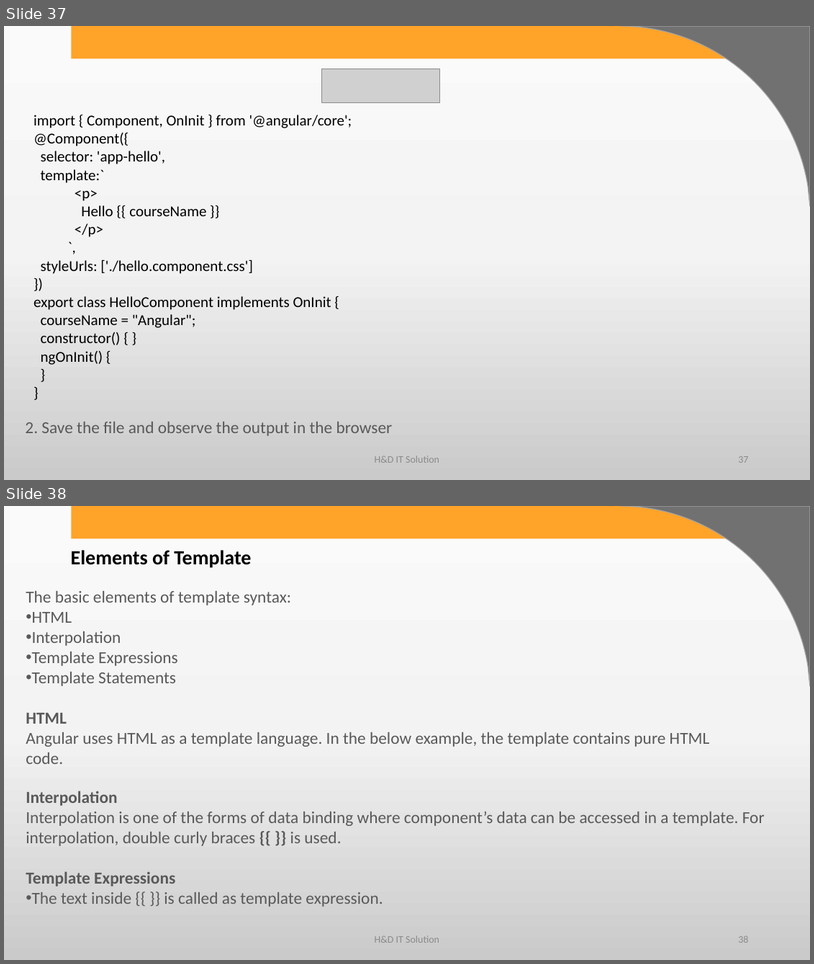
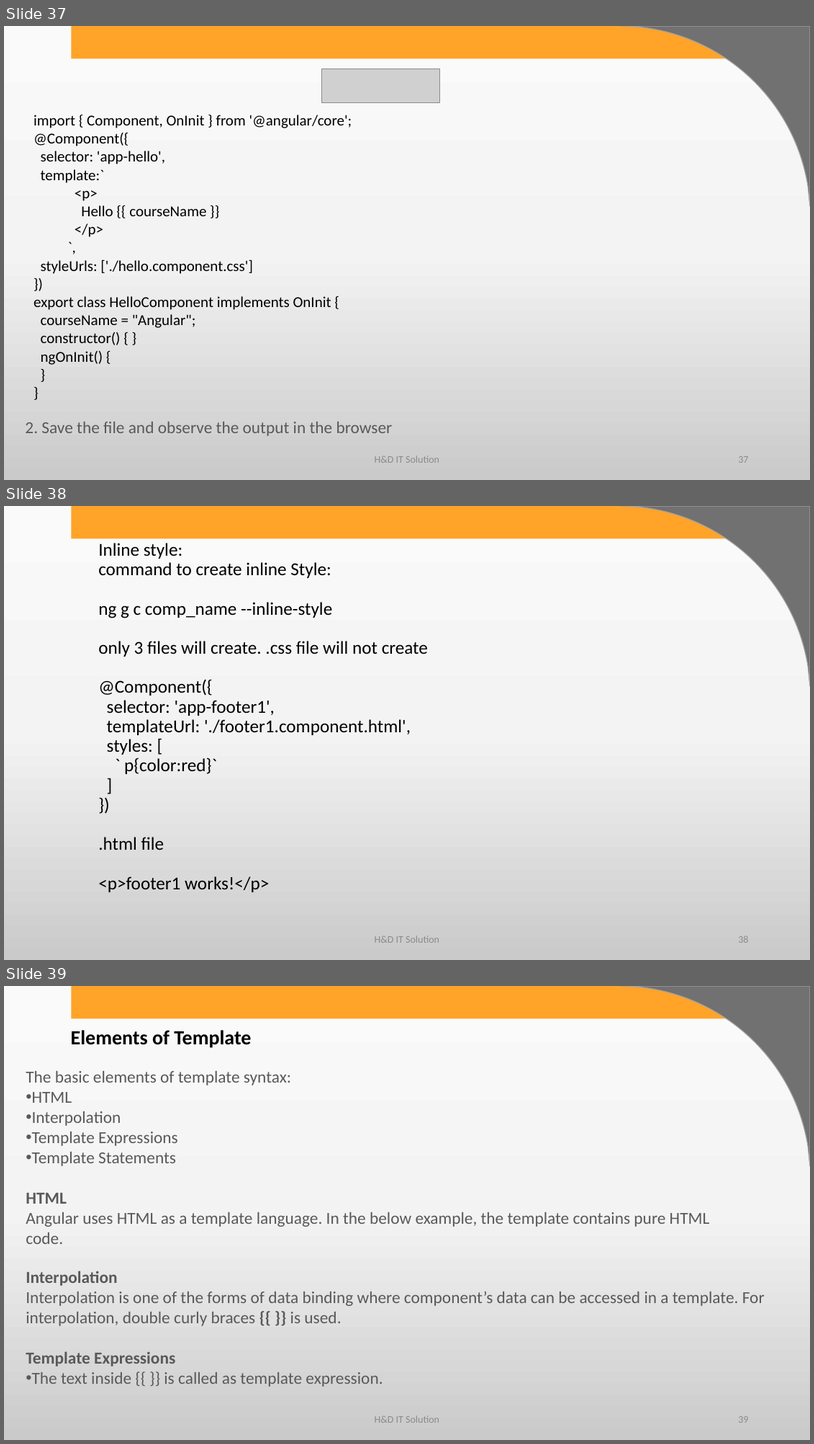
Before and after one commit to harshadasawant/infiniteAngular, a slide deck: ppt/ANGULAR.pptx. Shown one above the other, each under a label of ours: slides 37 and 38 before the commit, slides 37, 38 and 39 after it. The pictures are 814x964 and 814x1444 pixels, drawn with LibreOffice and Linux fonts; fonts in the diff are those of the drawing; grey boxes stand for pictures; background and template pictures are left out. Boxes give left, top, right and bottom in pixels: in the first picture for what was removed or moved away, otherwise in the second. Text is boxed around its words. In the diff, an @@ line names an element or a change of style, - is before the commit and + after.

Commit message:
added inline style and template ng g c comp_name --inline-style --inline-template

```diff
--- a/ppt/ANGULAR.pptx
+++ b/ppt/ANGULAR.pptx
@@ slide 38 added at (4,506,810,960), background gradient #FBFBFB to #F4F4F4 to #CBCBCB; not listed: 2 template elements that a slide beside it also shows @@
@@ title added at (98,543,428,892), 21.6 pt, text #000000 @@
+Inline style:
+command to create inline Style:
+ng g c comp_name --inline-style
+only 3 files will create. .css file will not create
+@Component({
+selector: 'app-footer1',
+templateUrl: './footer1.component.html',
+styles: [
+` p{color:red}`
+]
+})
+.html file
+<p>footer1 works!</p>
@@ text added at (375,935,440,942), 12 pt, text #8C8C8C @@
+H&D IT Solution
@@ page number added at (738,936,748,942), 12 pt, text #8C8C8C @@
+38
@@ what was slide 38 is now slide 39 @@
```
Also in this commit, not shown: 1 slide changed, 9 other files.
